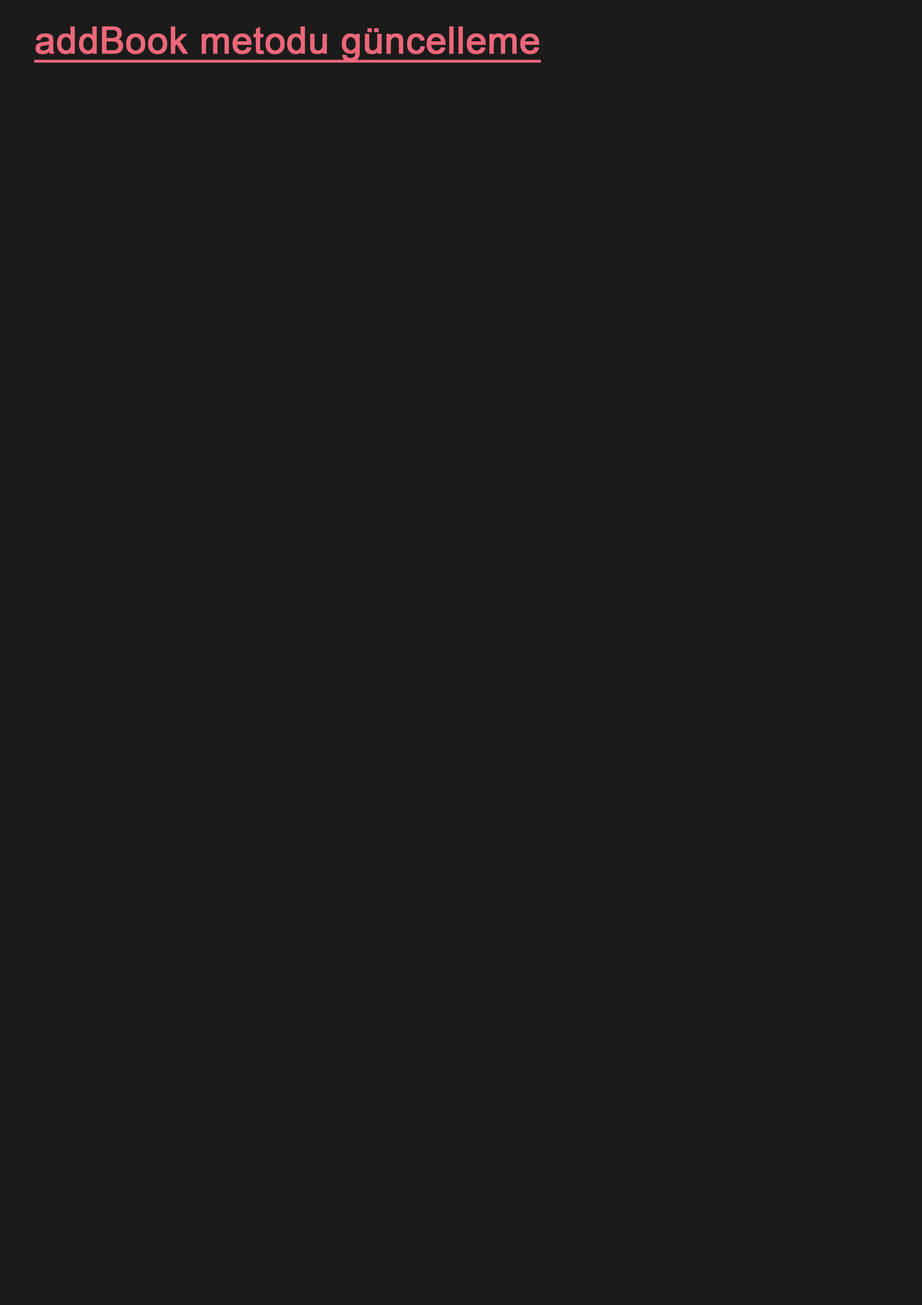
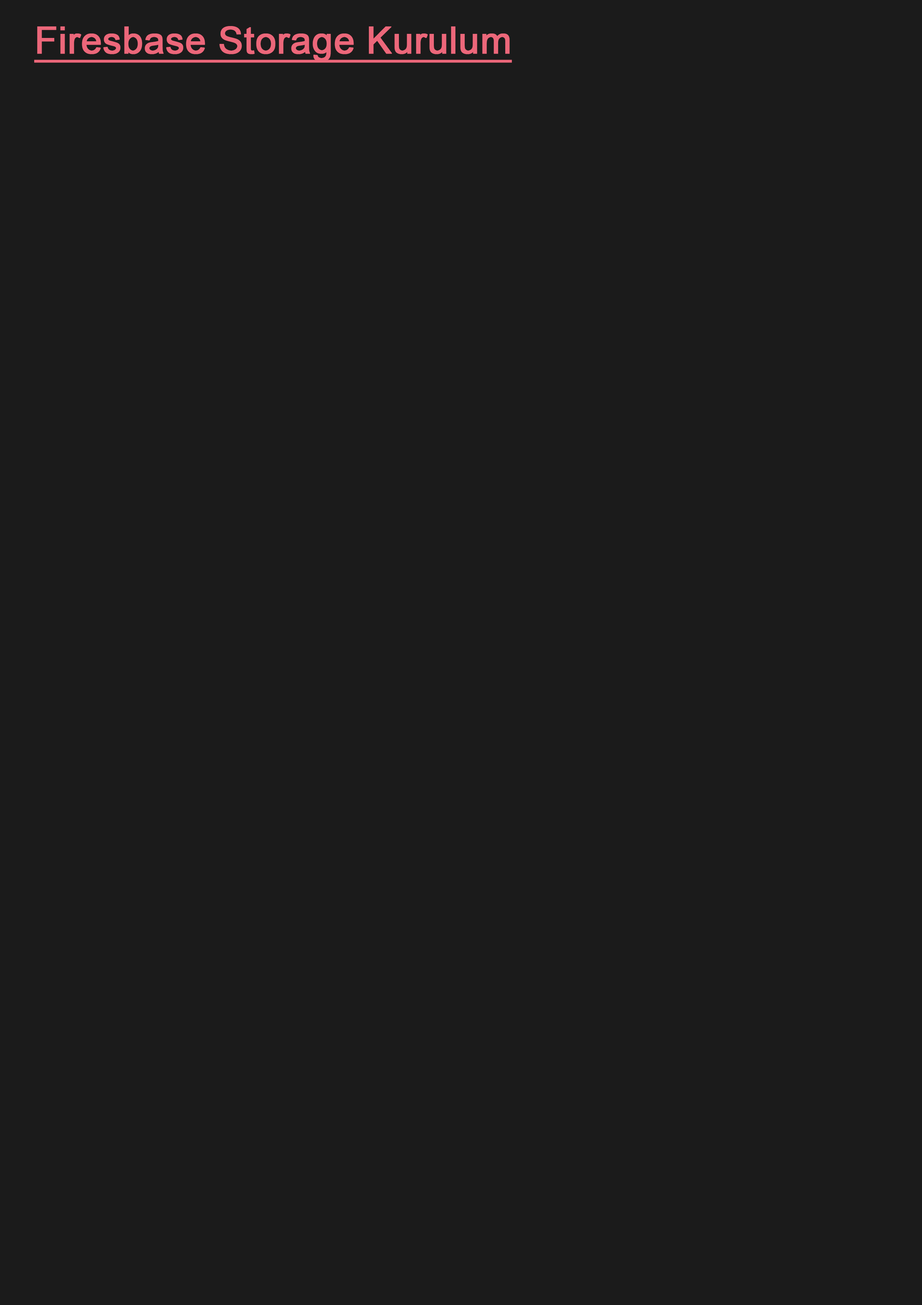
Layer changes from the first 922x1305 image to the second:
renamed "addBook metodu güncelleme" to "Firesbase Storage Kurulum", painted on it over [35, 26, 542, 63]
